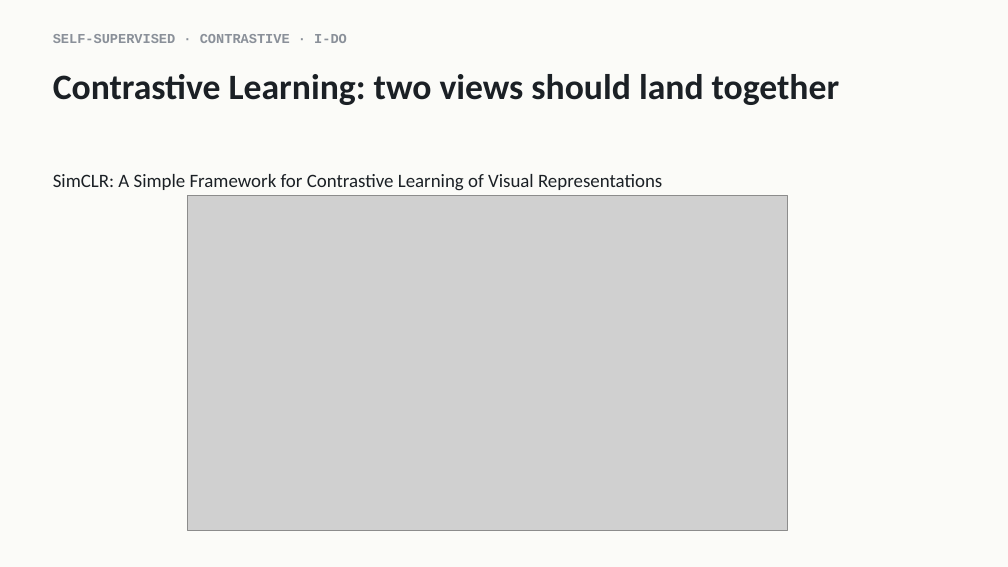
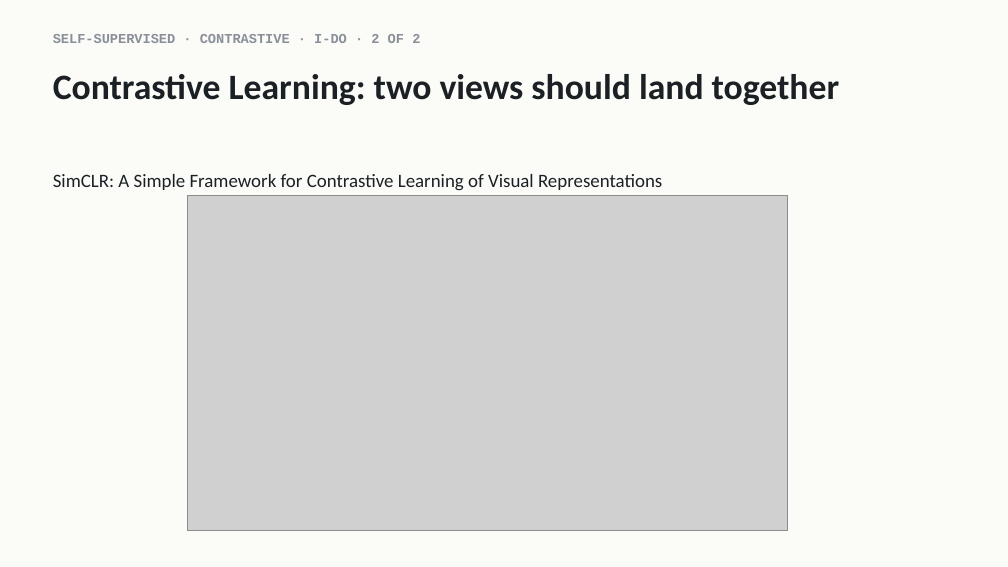
Before and after one commit to indigobio/msacl_dl_course, a slide deck: slide 19 of slides/pptx/lecture11_unsupervised.pptx. Drawn at 1008x567 pixels with LibreOffice and Linux fonts; fonts in the diff are those of the drawing; grey boxes stand for pictures. Boxes give left, top, right and bottom in pixels: in the first picture for what was removed or moved away, otherwise in the second. Text is boxed around its words. In the diff, an @@ line names an element or a change of style, - is before the commit and + after.

```diff
--- a/slides/pptx/lecture11_unsupervised.pptx
+++ b/slides/pptx/lecture11_unsupervised.pptx
@@ text at (53,34,420,43): text changed @@
-SELF-SUPERVISED · CONTRASTIVE · I-DO
+SELF-SUPERVISED · CONTRASTIVE · I-DO · 2 OF 2
```
Also in this commit, not shown: 4 other slides changed, 5 other files.
